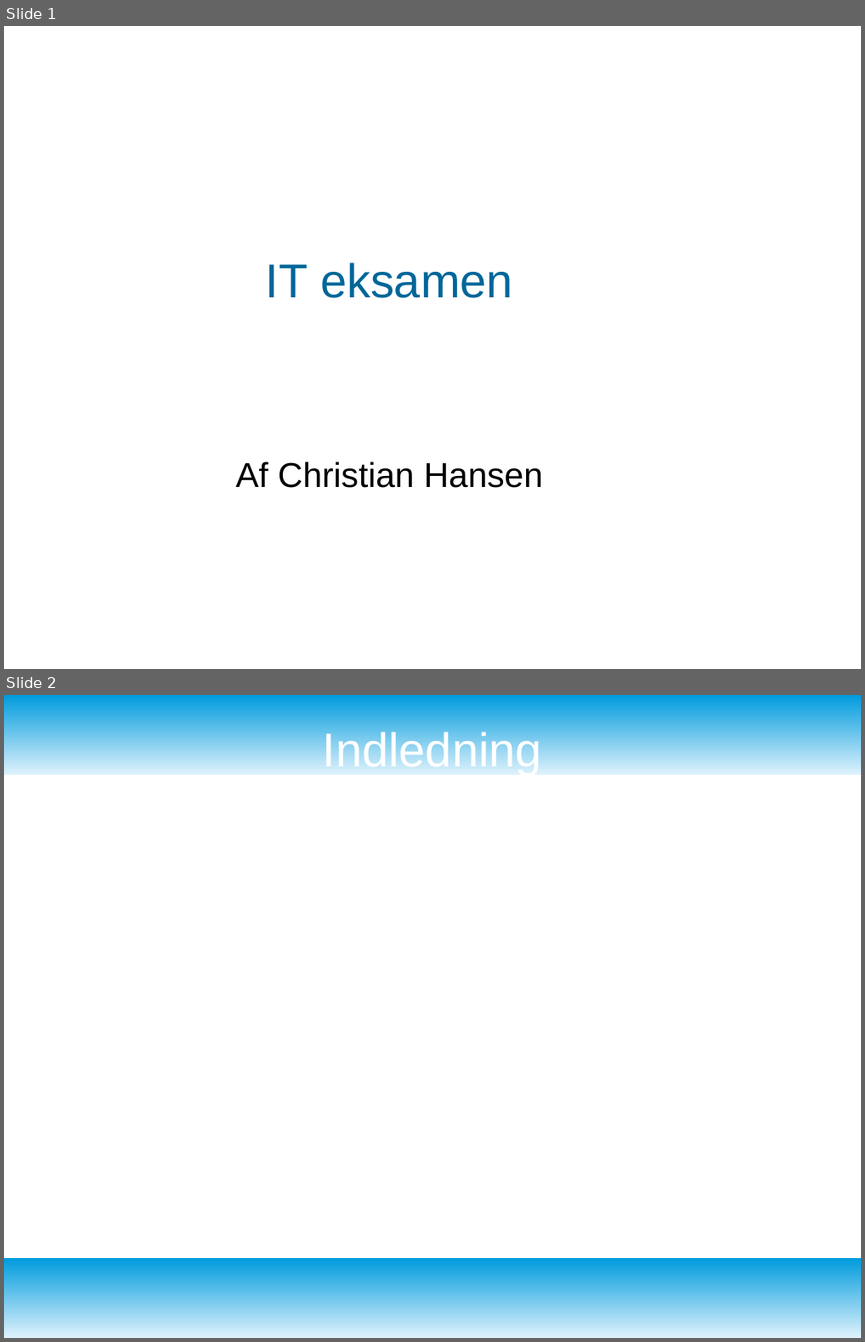
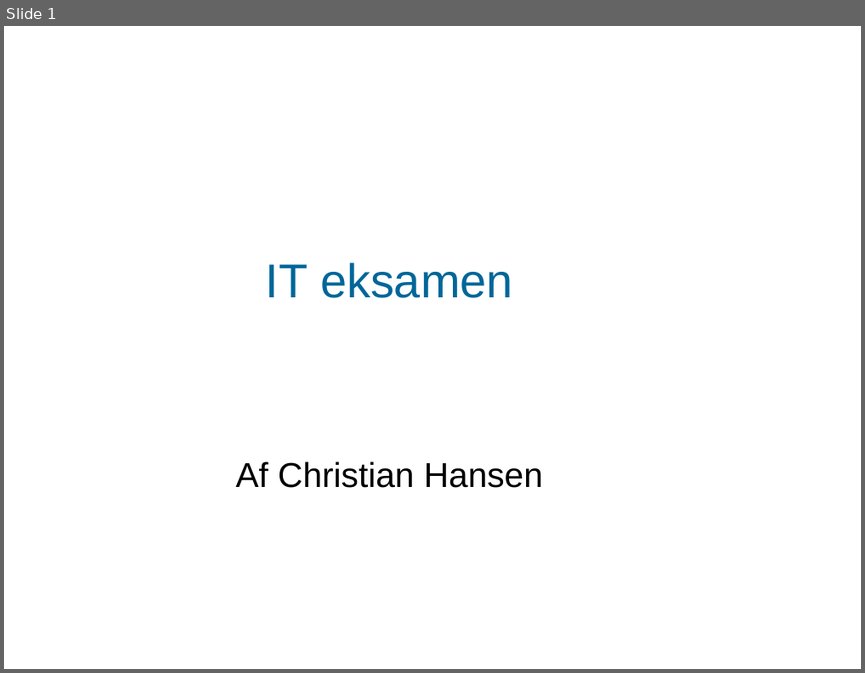
Before and after one commit to KnightOfLastDawn/it_programmering_eksamensprojekt, a slide deck: praesentationen_it__eksamen.odp. Shown one above the other, each under a label of ours: slides 1 and 2 before the commit, slide 1 after it. The pictures are 865x1342 and 865x673 pixels, drawn with LibreOffice and Linux fonts; fonts in the diff are those of the drawing; background and template pictures are left out. Boxes give left, top, right and bottom in pixels: in the first picture for what was removed or moved away, otherwise in the second. Text is boxed around its words. In the diff, an @@ line names an element or a change of style, - is before the commit and + after.

```diff
--- a/praesentationen_it__eksamen.odp
+++ b/praesentationen_it__eksamen.odp
@@ slide 2 removed at box(4, 695, 861, 1338), background #FFFFFF @@
@@ freeform shape removed at box(4, 695, 861, 775) @@
@@ title removed at box(323, 729, 542, 775) @@
-Indledning
@@ freeform shape removed at box(4, 1258, 861, 1338) @@
```
Also in this commit, not shown: 1 slide changed, 6 slides added, 2 other slides removed, 1 other file.
